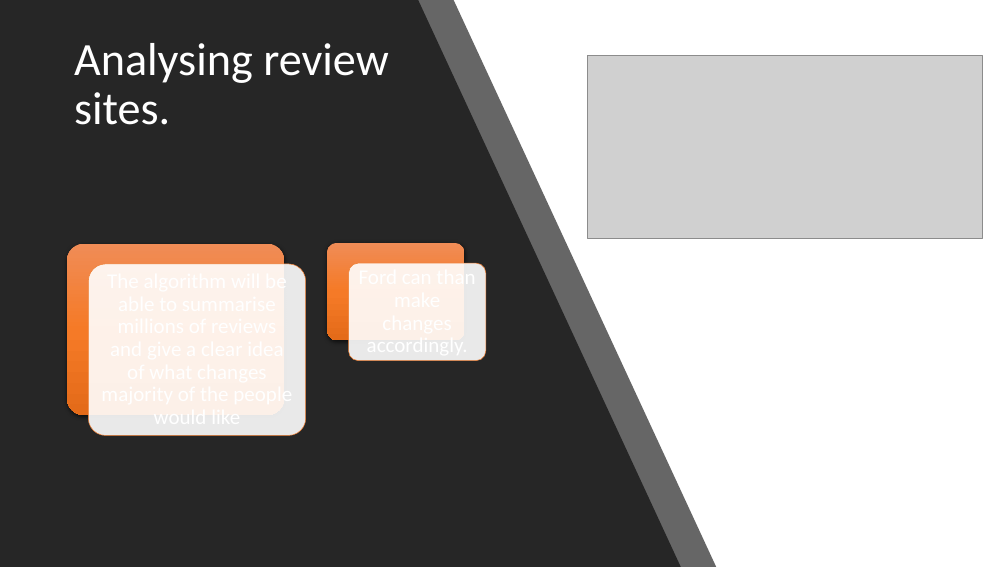
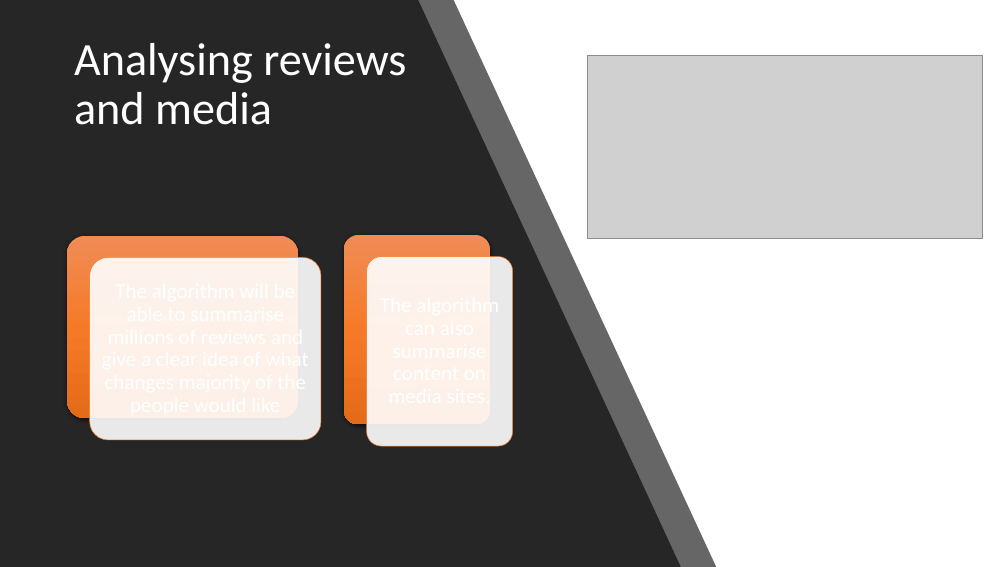
Before and after one commit to Ausaf1996/Ford-motor-company-projects, a slide deck: slide 5 of Ford marketing presentation.pptx. Drawn at 1008x567 pixels with LibreOffice and Linux fonts; fonts in the diff are those of the drawing; grey boxes stand for pictures. Boxes give left, top, right and bottom in pixels: in the first picture for what was removed or moved away, otherwise in the second. Text is boxed around its words. In the diff, an @@ line names an element or a change of style, - is before the commit and + after.

```diff
--- a/Ford marketing presentation.pptx
+++ b/Ford marketing presentation.pptx
@@ title at (74,43,406,125): text changed @@
-Analysing review sites.
+Analysing reviews and media
@@ rounded rectangle: place and size @@
-rounded rectangle at (67,243,285,415)
+rounded rectangle at (67,236,299,418)
@@ rounded rectangle: place and size @@
-rounded rectangle at (327,243,465,340)
+rounded rectangle at (344,235,490,425)
@@ rounded rectangle: place and size @@
-rounded rectangle at (88,264,306,436)
+rounded rectangle at (90,258,321,440)
@@ rounded rectangle: place and size @@
-rounded rectangle at (349,263,486,361)
+rounded rectangle at (367,256,513,446)
```
Also in this commit, not shown: 4 other slides changed, 3 slides added, 5 slides removed, 1 other file.
